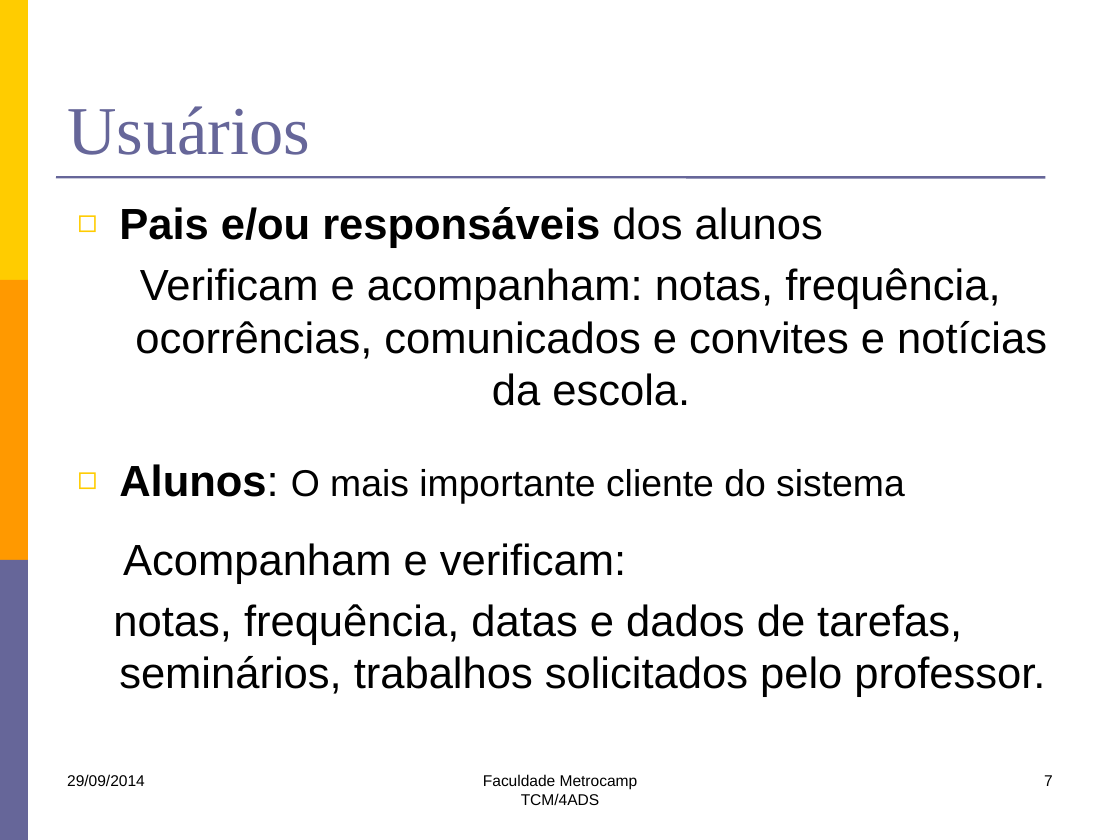
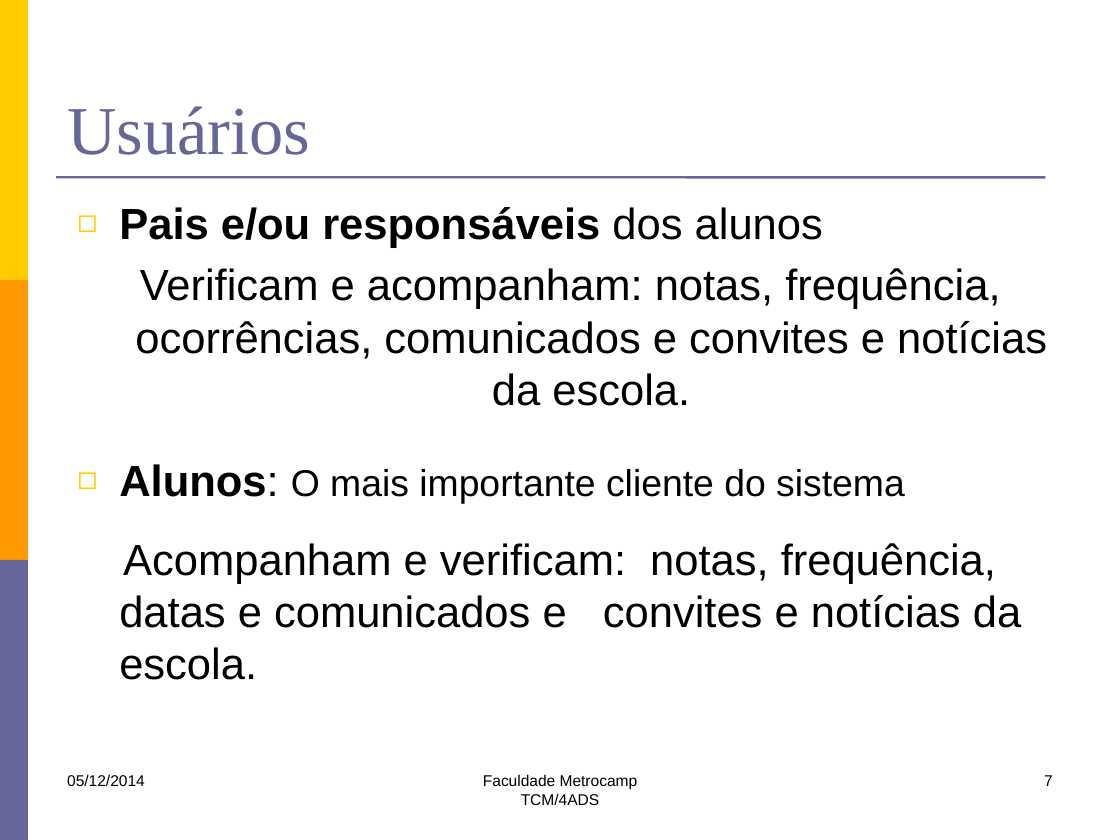
Before and after one commit to lfernandobra/pi5g1s14, a slide deck: slide 7 of documentacao/G5_Apresentacao2sem2014 final.pptx. Drawn at 1120x840 pixels with LibreOffice and Linux fonts; fonts in the diff are those of the drawing. Boxes give left, top, right and bottom in pixels: in the first picture for what was removed or moved away, otherwise in the second. Text is boxed around its words. In the diff, an @@ line names an element or a change of style, - is before the commit and + after.

```diff
--- a/documentacao/G5_Apresentacao2sem2014 final.pptx
+++ b/documentacao/G5_Apresentacao2sem2014 final.pptx
@@ text at (x1=119, y1=543, x2=1021, y2=680): text changed @@
-Acompanham e verificam:
-notas, frequência, datas e dados de tarefas, seminários, trabalhos solicitados pelo professor.
+Acompanham e verificam: notas, frequência, datas e comunicados e convites e notícias da escola.
@@ text at (x1=67, y1=774, x2=145, y2=786): text changed @@
-29/09/2014
+05/12/2014
```
Also in this commit, not shown: 23 other slides changed, 3 slides added, 2 slides removed.
